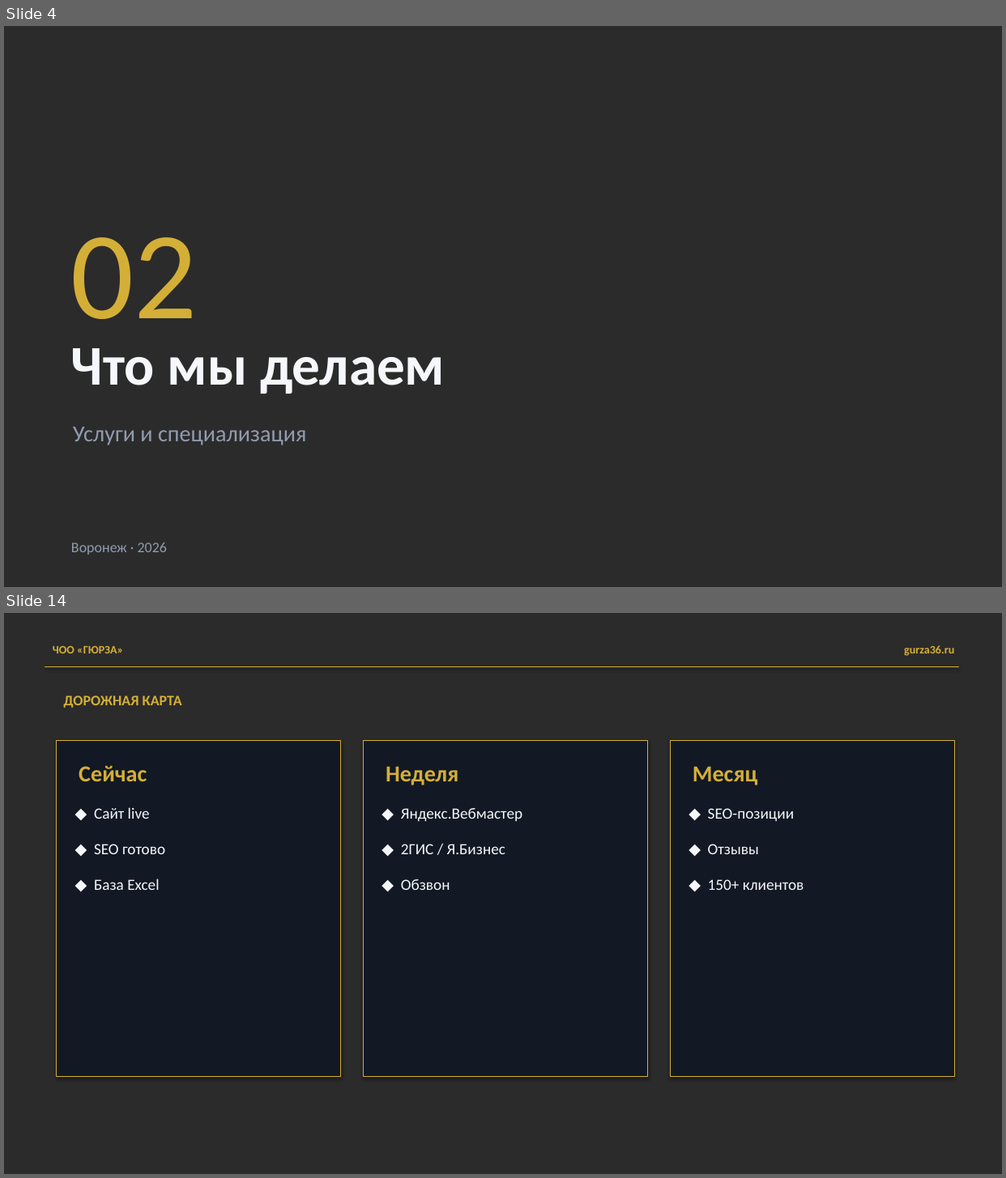
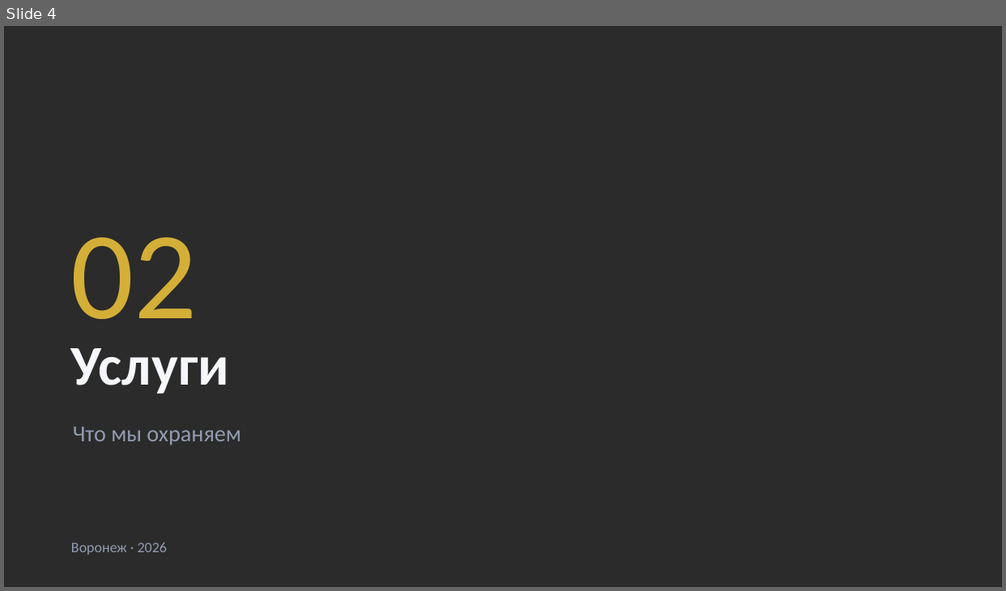
Before and after one commit to MatveyTORSHILOV/Gursa, a slide deck: presentation/gyurza-presentation.pptx. Shown one above the other, each under a label of ours: slides 4 and 14 before the commit, slide 4 after it; the slides between them are not shown. The pictures are 1006x1178 and 1006x591 pixels, drawn with LibreOffice and Linux fonts; fonts in the diff are those of the drawing; background and template pictures are left out; a plain dark background stands for a picture behind light text. Boxes give left, top, right and bottom in pixels: in the first picture for what was removed or moved away, otherwise in the second. Text is boxed around its words. In the diff, an @@ line names an element or a change of style, - is before the commit and + after.

```diff
--- a/presentation/gyurza-presentation.pptx
+++ b/presentation/gyurza-presentation.pptx
@@ slide 14 removed at (4,613,1002,1174), background picture (left out) @@
@@ text removed at (53,646,123,653) @@
-ЧОО «ГЮРЗА»
@@ text removed at (904,645,954,656) @@
-gurza36.ru
@@ rectangle removed at (45,667,958,667) @@
@@ text removed at (64,696,182,708) @@
-ДОРОЖНАЯ КАРТА
@@ rectangle removed at (57,740,341,1077) @@
@@ rectangle removed at (364,740,648,1077) @@
@@ rectangle removed at (671,740,955,1077) @@
@@ text removed at (79,765,147,781) @@
-Сейчас
@@ text removed at (386,766,458,786) @@
-Неделя
@@ text removed at (692,766,757,786) @@
-Месяц
@@ text removed at (94,807,165,890) @@
-◆ Сайт live
-◆ SEO готово
-◆ База Excel
@@ text removed at (401,808,522,890) @@
-◆ Яндекс.Вебмастер
-◆ 2ГИС / Я.Бизнес
-◆ Обзвон
@@ text removed at (708,808,804,890) @@
-◆ SEO-позиции
-◆ Отзывы
-◆ 150+ клиентов
@@ slide 4 changed as well @@
@@ text at (71,348,229,394): text changed @@
-Что мы делаем
+Услуги
@@ text at (73,427,241,446): text changed @@
-Услуги и специализация
+Что мы охраняем
```
Also in this commit, not shown: 5 other slides changed, 6 slides added, 8 other slides removed, 1 other file.
